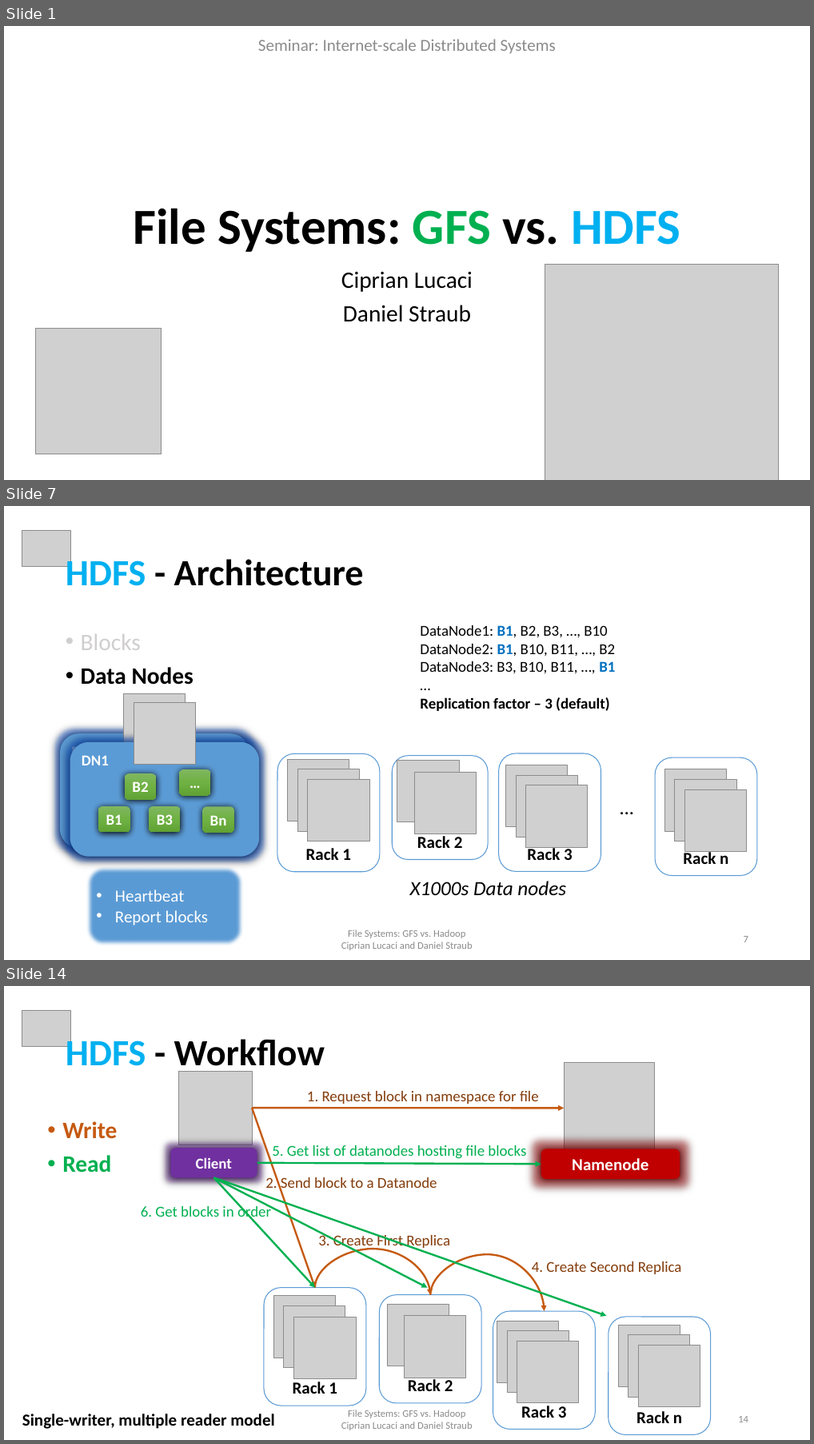
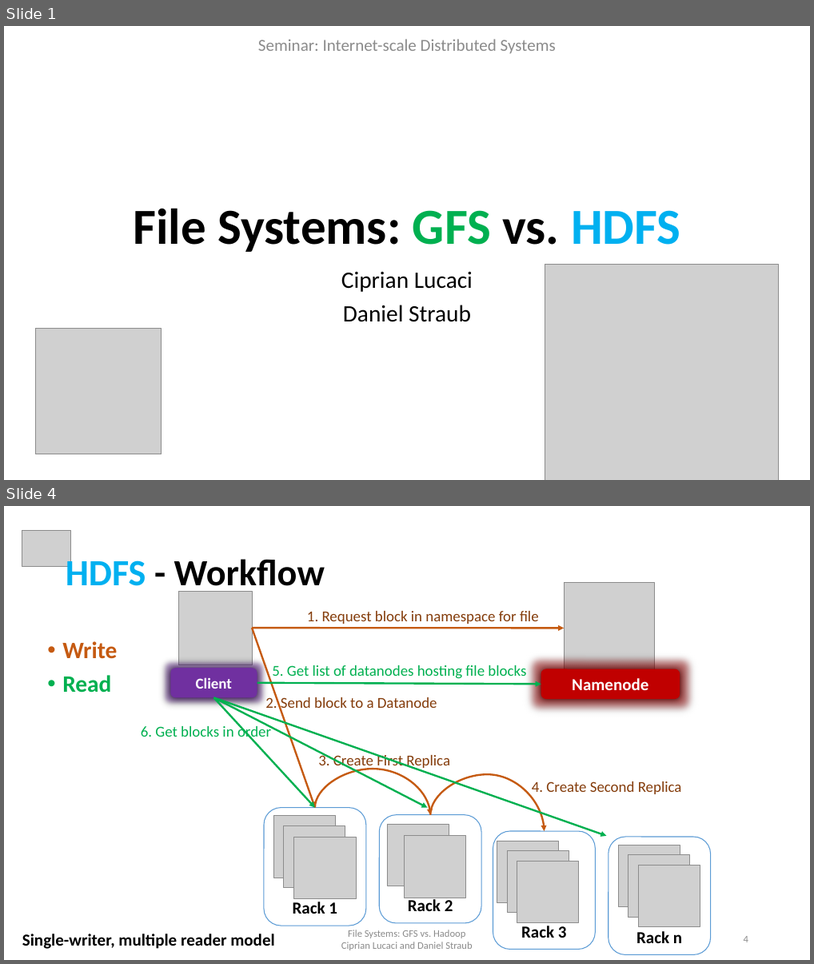
Before and after one commit to cipri7329/ss15-seminar, a slide deck: Presentation/DistributedFileSystems.pptx. Shown one above the other, each under a label of ours: slides 1, 7 and 14 before the commit, slides 1 and 4 after it; the slides between them are not shown. The pictures are 814x1444 and 814x964 pixels, drawn with LibreOffice and Linux fonts; fonts in the diff are those of the drawing; grey boxes stand for pictures; background and template pictures are left out. Boxes give left, top, right and bottom in pixels: in the first picture for what was removed or moved away, otherwise in the second. Text is boxed around its words. In the diff, an @@ line names an element or a change of style, - is before the commit and + after.

```diff
--- a/Presentation/DistributedFileSystems.pptx
+++ b/Presentation/DistributedFileSystems.pptx
@@ slide 7 removed at (x1=4, y1=506, x2=810, y2=960), background #FFFFFF @@
@@ picture removed at (x1=22, y1=530, x2=70, y2=567) @@
@@ title removed at (x1=66, y1=555, x2=364, y2=586) @@
-HDFS - Architecture
@@ text removed at (x1=420, y1=625, x2=615, y2=711) @@
-DataNode1: B1, B2, B3, …, B10
-DataNode2: B1, B10, B11, …, B2
-DataNode3: B3, B10, B11, …, B1
-…
-Replication factor – 3 (default)
@@ text removed at (x1=81, y1=634, x2=194, y2=684) @@
-• Blocks
-• Data Nodes
@@ group removed at (x1=60, y1=693, x2=250, y2=848): 6 rounded rectangles, 1 picture @@
-DN1
-B1
-B2
-B3
-…
-Bn
@@ group removed at (x1=70, y1=702, x2=259, y2=856): 6 rounded rectangles, 1 picture @@
-DN1
-B1
-B2
-B3
-…
-Bn
@@ group removed at (x1=278, y1=753, x2=758, y2=896): 11 pictures, 4 rounded rectangles, 2 texts @@
-Rack n
-Rack 2
-Rack 3
-Rack 1
-X1000s Data nodes
-…
@@ rounded rectangle removed at (x1=86, y1=866, x2=243, y2=945) @@
-• Heartbeat
-• Report blocks
@@ text removed at (x1=342, y1=929, x2=472, y2=950) @@
-File Systems: GFS vs. Hadoop
-Ciprian Lucaci and Daniel Straub
@@ page number removed at (x1=744, y1=936, x2=749, y2=942) @@
-7
@@ what was slide 14 is now slide 4 @@
@@ page number at (x1=744, y1=936, x2=749, y2=942): text changed @@
-14
+4
```
Also in this commit, not shown: 8 slides changed, 10 other slides removed.
